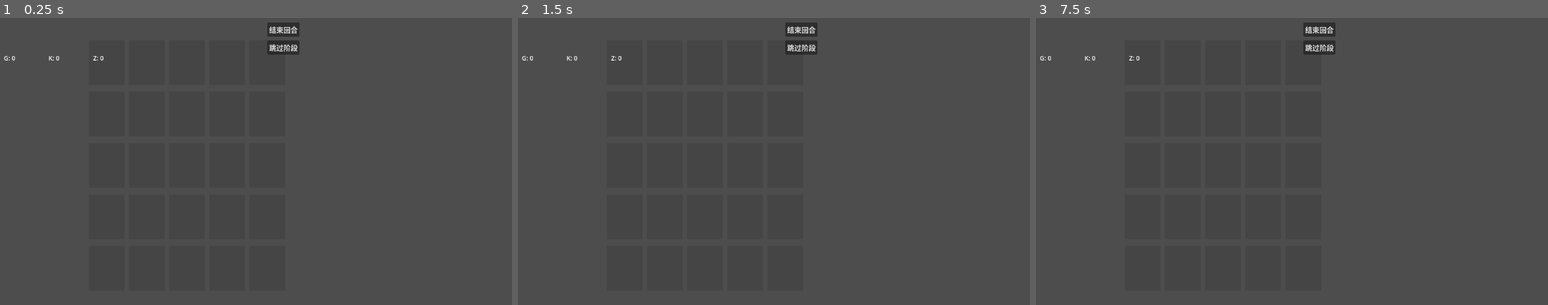
Above: before the commit, frames 1-3 (left to right).
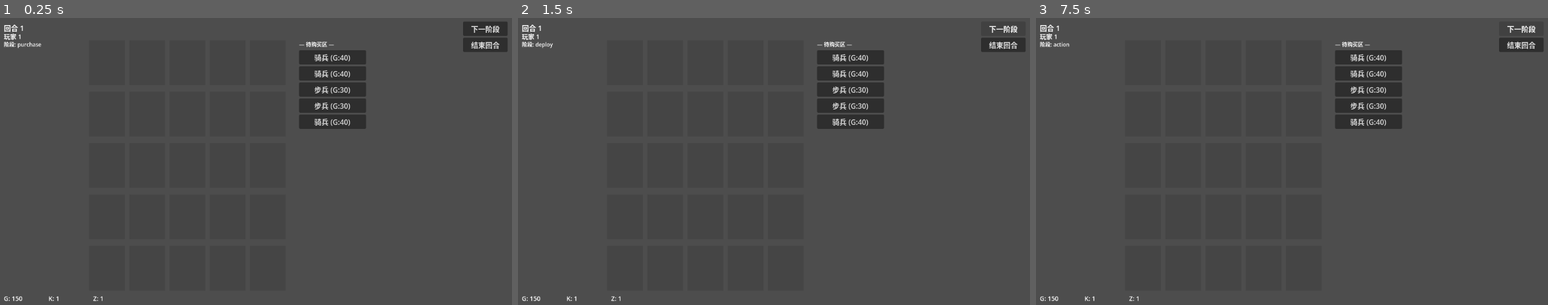
Above: after the commit, the same moments.

Repository: fdvecbtwdh/1914
Game: Godot game, scene res://scenes/battle.tscn
The game is run twice, just before and just after one commit, with the same random seed, the same clock (stepped at 60 frames per second) and the same inputs.
Inputs (mouse positions are in pixels of both pictures, inside the frame that each line leads up to):
- Up to frame 1 (0.25 s): no input
- Up to frame 2 (1.5 s): click "结束回合" at 0.5 s; click (1004, 29) at 1.25 s, where only the run after the commit has a clickable "下一阶段"
- Up to frame 3 (7.5 s): click (1317, 46) at 2 s, where only the run before the commit has a clickable "跳过阶段"; click (1368, 58) at 2.75 s, where only the run after the commit has a clickable "骑兵 (G:40)"; click (1368, 72) at 3.5 s, where only the run after the commit has a clickable "骑兵 (G:40)"; click (1368, 89) at 4.25 s, where only the run after the commit has a clickable "步兵 (G:30)"; click (1368, 106) at 5 s, where only the run after the commit has a clickable "步兵 (G:30)"; click (1368, 121) at 5.75 s, where only the run after the commit has a clickable "骑兵 (G:40)"; click "结束回合" at 6.5 s; click (1522, 29) at 7.25 s, where only the run after the commit has a clickable "下一阶段"

The runs differ from the first frame. In frame 1, 4.7% of the frame differs, in the area x 0-100%, y 1-99%; in frame 2, 4.4%; in frame 3, 4.4%.
Error before the commit: Invalid type in function 'start_game' in base 'Node (TurnManager)'. The array of argument 1 (Array) does not have the same element type as the expected typed a…

Commit message:
feat: deploy-by-click with per-unit deployment zones, unit selection + move, responsive layout

Diff:
--- a/scripts/autoload/game_manager.gd
+++ b/scripts/autoload/game_manager.gd
@@ -20,7 +20,9 @@
 	if not deck_data.has("cards") or not deck_data.has("starter"):
 		printerr("[GameManager] Deck missing 'cards' or 'starter' field!")
 		return
-	var cards: Array = deck_data["cards"]
+	var raw_cards: Array = deck_data["cards"]
+	var cards: Array[String] = []
+	cards.assign(raw_cards)
 	var starter: String = deck_data["starter"]
 
 	# 获取场景根节点（Board）
@@ -48,24 +50,30 @@
 	hand.name = "HandManager"
 	scene.add_child(hand)
 	hand.setup(turn_manager)
+	hand._board = board
 
 	# 连接 HandManager 信号 → TurnManager
 	hand.card_purchased.connect(func(card_id: String):
 		turn_manager.submit_action({"type": "purchase", "card_id": card_id})
 	)
-	hand.card_deployed.connect(func(card_id: String, _row: int, _col: int):
-		var state := turn_manager.get_state()
-		if state == null:
+	# 点击棋盘格子 → 如果有待部署的牌，部署到该格
+	board.slot_clicked.connect(func(row: int, col: int):
+		var pending := hand.get_pending_deploy_card()
+		if pending == "":
 			return
-		var player_idx := state.active_player_index
-		var deploy_row := 0 if player_idx == 0 else 4
-		turn_manager.submit_action({"type": "deploy", "card_id": card_id, "row": deploy_row, "col": 0})
+		turn_manager.submit_action({"type": "deploy", "card_id": pending, "row": row, "col": col})
+		hand.cancel_deploy()
 	)
 	hand.end_turn_pressed.connect(func():
 		turn_manager.submit_action({"type": "end_turn"})
 	)
 	hand.skip_phase_pressed.connect(func():
 		turn_manager.submit_action({"type": "skip_phase"})
+	)
+
+	# 行动阶段：移动单位
+	board.move_requested.connect(func(from_r: int, from_c: int, to_r: int, to_c: int):
+		turn_manager.submit_action({"type": "move", "from_row": from_r, "from_col": from_c, "to_row": to_r, "to_col": to_c})
 	)
 
 	# 游戏结束
--- a/scripts/core/game_logic.gd
+++ b/scripts/core/game_logic.gd
@@ -58,7 +58,8 @@
 	# 检查格子在己方后方/前线（含列越界保护）
 	if col < 0 or col >= new_state.board.cols:
 		return null
-	if not _can_deploy_at(player_idx, row, col, card_data):
+	var deployable_rows: Array[int] = get_deployable_rows(new_state, player_idx, card_id)
+	if not (row in deployable_rows):
 		return null
 	# 目标格子为空
 	if new_state.board.get_unit(row, col) != null:
@@ -246,11 +247,76 @@
 	player.purchase_zone.append(card_id)
 
 
-static func _can_deploy_at(player_idx: int, row: int, col: int, _card_data: Resource) -> bool:
+static func _can_deploy_at(player_idx: int, row: int, col: int, card_data: Resource) -> bool:
+	# 确认目标行在己方区域内
+	var back_row: int
+	var front_row: int
 	if player_idx == 0:
-		return row == 0 or row == 1  # P1 后方+前线
+		back_row = 0
+		front_row = 1
+		if row != 0 and row != 1:
+			return false
 	else:
-		return row == 3 or row == 4  # P2 后方+前线
+		back_row = 4
+		front_row = 3
+		if row != 3 and row != 4:
+			return false
+
+	# 检查该行是否有己方单位（"占领阵线"）
+	# 注意：_can_deploy_at 在 deploy_unit 中调用时 state 尚未修改，
+	# 但我们需要访问 board 来判断占领状态。
+	# 这里只做行列基本校验，具体规则放在 deploy_unit 中处理。
+	return true
+
+
+## 返回指定单位类型可部署的行
+static func get_deployable_rows(state: BattleState, player_idx: int, card_id: String) -> Array[int]:
+	var rows: Array[int] = []
+	var card_data: Resource = CardDataLoader.cards.get(card_id)
+	if card_data == null:
+		return rows
+
+	var back_row: int
+	var front_row: int
+	if player_idx == 0:
+		back_row = 0
+		front_row = 1
+	else:
+		back_row = 4
+		front_row = 3
+
+	var unit_class: String = card_data.unit_class
+	var back_occupied := _row_has_friendly(state, player_idx, back_row)
+	var front_occupied := _row_has_friendly(state, player_idx, front_row)
+
+	match unit_class:
+		"infantry":
+			# 后方始终可部署；占领前线后可部署到前线
+			rows.append(back_row)
+			if front_occupied:
+				rows.append(front_row)
+		"cavalry":
+			# 任意友方有占领度的阵线
+			if back_occupied:
+				rows.append(back_row)
+			if front_occupied:
+				rows.append(front_row)
+		"artillery":
+			# 只能部署在后方
+			rows.append(back_row)
+		_:
+			# 默认：后方可部署
+			rows.append(back_row)
+
+	return rows
+
+
+static func _row_has_friendly(state: BattleState, player_idx: int, row: int) -> bool:
+	for c in range(state.board.cols):
+		var unit: BattleState.UnitData = state.board.get_unit(row, c)
+		if unit != null and unit.owner_index == player_idx:
+			return true
+	return false
 
 
 static func _in_attack_range(attacker: BattleState.UnitData, from_row: int, from_col: int, target_row: int, target_col: int) -> bool:
--- a/scripts/ui/board.gd
+++ b/scripts/ui/board.gd
@@ -6,22 +6,58 @@
 const GRID_SIZE: int = 5
 const SLOT_SPACING: Vector2 = Vector2(90, 115)
 const SLOT_SIZE: Vector2 = Vector2(80, 100)
-const GRID_OFFSET: Vector2 = Vector2(200, 50)
+
+## 右侧面板预留宽度（HandManager 的购买区/手牌区域）
+const RIGHT_PANEL_WIDTH: float = 280.0
+const PANEL_GAP: float = 20.0
+
+## 高亮颜色
+const HIGHLIGHT_DEPLOY := Color(0.2, 0.8, 0.2, 0.35)   # 绿色 — 可部署
+const HIGHLIGHT_MOVE   := Color(0.2, 0.6, 1.0, 0.35)   # 蓝色 — 可移动
+const HIGHLIGHT_SELECT := Color(1.0, 0.85, 0.2, 0.40)   # 金色 — 已选中
+
+signal slot_clicked(row: int, col: int)
+signal move_requested(from_row: int, from_col: int, to_row: int, to_col: int)
 
 ## 当前最大行数（5 为基础，可扩展到 7）
 var max_rows: int = 5
 var turn_manager: TurnManager = null
-var _unit_displays: Dictionary = {}  # {(row,col): CardDisplay}
+var _unit_displays: Dictionary = {}
+var _grid_offset: Vector2 = Vector2.ZERO
+var _selected_unit_pos: Vector2i = Vector2i(-1, -1)
 
 
 func _ready() -> void:
 	print("[Board] Ready — waiting for TurnManager")
+	_recalc_grid_offset()
 	_create_board()
+	get_tree().root.size_changed.connect(_on_window_resized)
 
 
 func setup(tm: TurnManager) -> void:
 	turn_manager = tm
 	turn_manager.state_changed.connect(_on_state_changed)
+
+
+func _recalc_grid_offset() -> void:
+	var vs := get_viewport().get_visible_rect().size
+	var grid_w := GRID_SIZE * SLOT_SPACING.x
+	var grid_h := GRID_SIZE * SLOT_SPACING.y
+	var total_w := grid_w + PANEL_GAP + RIGHT_PANEL_WIDTH
+	_grid_offset.x = (vs.x - total_w) / 2.0
+	_grid_offset.y = max(50.0, (vs.y - grid_h) / 2.0)
+
+
+func _on_window_resized() -> void:
+	_recalc_grid_offset()
+	_reposition_all_slots()
+	if turn_manager and turn_manager.battle_state:
+		_on_state_changed(turn_manager.battle_state)
+
+
+func _reposition_all_slots() -> void:
+	for slot in get_tree().get_nodes_in_group("board_slot"):
+		slot.position = _grid_offset + Vector2(slot.slot_col * SLOT_SPACING.x, slot.slot_row * SLOT_SPACING.y)
 
 
 func _create_board() -> void:
@@ -31,34 +67,32 @@
 			var slot = slot_scene.instantiate()
 			slot.slot_row = row
 			slot.slot_col = col
-			slot.position = GRID_OFFSET + Vector2(col * SLOT_SPACING.x, row * SLOT_SPACING.y)
+			slot.position = _grid_offset + Vector2(col * SLOT_SPACING.x, row * SLOT_SPACING.y)
 			add_child(slot)
 	print("[Board] Created %d slots" % (GRID_SIZE * GRID_SIZE))
 
 
-## 添加一行到棋盘顶部或底部（最多扩展到 7 行）
 func add_extra_row(is_top: bool) -> void:
 	if max_rows >= 7:
 		print("[Board] Max rows already 7, cannot add more")
 		return
 	var row_idx: int
-	var y_offset: float
 	if is_top:
-		row_idx = 0  # 最上方
-		# 把现有所有行往下移一行
+		row_idx = 0
 		for slot in get_tree().get_nodes_in_group("board_slot"):
 			slot.slot_row += 1
 			slot.position.y += SLOT_SPACING.y
 	else:
-		row_idx = max_rows  # 最下方
-	# 创建新行
+		row_idx = max_rows
 	var slot_scene = load("res://scenes/ui_components/board_slot.tscn")
 	for col in range(GRID_SIZE):
 		var slot: BoardSlot = slot_scene.instantiate()
 		slot.slot_row = row_idx
 		slot.slot_col = col
-		y_offset = GRID_OFFSET.y + row_idx * SLOT_SPACING.y
-		slot.position = Vector2(GRID_OFFSET.x + col * SLOT_SPACING.x, y_offset)
+		slot.position = Vector2(
+			_grid_offset.x + col * SLOT_SPACING.x,
+			_grid_offset.y + row_idx * SLOT_SPACING.y
+		)
 		slot.add_to_group("board_slot")
 		add_child(slot)
 	max_rows += 1
@@ -66,6 +100,7 @@
 
 
 func _on_state_changed(new_state: BattleState) -> void:
+	_deselect_unit()
 	_clear_unit_displays()
 	if new_state == null:
 		return
@@ -89,8 +124,7 @@
 			if card_data == null:
 				continue
 			var display := spawn_card(card_data)
-			display.position = GRID_OFFSET + Vector2(col * SLOT_SPACING.x, row * SLOT_SPACING.y)
-			# 只有己方可见详细信息；对方单位显示为灰色迷雾方块
+			display.position = _grid_offset + Vector2(col * SLOT_SPACING.x, row * SLOT_SPACING.y)
 			if unit.owner_index != state.active_player_index:
 				_fog_display(display)
 			add_child(display)
@@ -98,12 +132,138 @@
 
 
 func _fog_display(display: Control) -> void:
-	# 用灰色覆盖隐藏对方单位信息
 	var fog := ColorRect.new()
-	fog.size = Vector2(80, 100)
+	fog.size = SLOT_SIZE
 	fog.color = Color(0.15, 0.15, 0.15, 1.0)
 	fog.mouse_filter = Control.MOUSE_FILTER_IGNORE
 	display.add_child(fog)
+
+
+## ── 部署高亮 ──
+
+func highlight_deploy_zones(player_idx: int, card_id: String) -> void:
+	if turn_manager == null:
+		return
+	var state := turn_manager.get_state()
+	if state == null:
+		return
+	var deploy_rows: Array[int] = GameLogic.get_deployable_rows(state, player_idx, card_id)
+	for slot in get_tree().get_nodes_in_group("board_slot"):
+		if slot.slot_row in deploy_rows and slot.can_accept_card():
+			slot.show_highlight(HIGHLIGHT_DEPLOY)
+
+
+func clear_highlights() -> void:
+	for slot in get_tree().get_nodes_in_group("board_slot"):
+		slot.hide_highlight()
+
+
+## ── 单位选中与移动 ──
+
+func _select_unit(row: int, col: int) -> void:
+	var state := turn_manager.get_state()
+	if state == null:
+		return
+	var unit: BattleState.UnitData = state.board.get_unit(row, col)
+	if unit == null:
+		return
+	if unit.owner_index != state.active_player_index:
+		return
+	if unit.has_acted:
+		return  # 已行动过
+	_selected_unit_pos = Vector2i(row, col)
+	# 高亮选中单位
+	for slot in get_tree().get_nodes_in_group("board_slot"):
+		if slot.slot_row == row and slot.slot_col == col:
+			slot.show_highlight(HIGHLIGHT_SELECT)
+			break
+	# 高亮可移动目标格
+	var targets := _get_valid_move_targets(row, col, state)
+	for slot in get_tree().get_nodes_in_group("board_slot"):
+		if Vector2i(slot.slot_row, slot.slot_col) in targets:
+			slot.show_highlight(HIGHLIGHT_MOVE)
+
+
+func _deselect_unit() -> void:
+	_selected_unit_pos = Vector2i(-1, -1)
+	clear_highlights()
+
+
+func _get_valid_move_targets(from_row: int, from_col: int, state: BattleState) -> Array[Vector2i]:
+	var targets: Array[Vector2i] = []
+	var unit := state.board.get_unit(from_row, from_col)
+	if unit == null:
+		return targets
+	var player_idx := unit.owner_index
+	var directions: Array[int] = [-1, 0, 1]
+	for dr in directions:
+		for dc in directions:
+			if dr == 0 and dc == 0:
+				continue
+			var tr: int = from_row + dr
+			var tc: int = from_col + dc
+			# 边界检查
+			if tr < 0 or tr >= state.board.rows or tc < 0 or tc >= state.board.cols:
+				continue
+			# 禁止后退：P1 不能向上(row-)，P2 不能向下(row+)
+			if player_idx == 0 and tr < from_row:
+				continue
+			if player_idx == 1 and tr > from_row:
+				continue
+			# 目标格必须为空
+			if state.board.get_unit(tr, tc) != null:
+				continue
+			targets.append(Vector2i(tr, tc))
+	return targets
+
+
+## ── 输入处理 ──
+
+func _input(event: InputEvent) -> void:
+	if not (event is InputEventMouseButton):
+		return
+	if event.button_index != MOUSE_BUTTON_LEFT or not event.pressed:
+		return
+	var mouse_pos := get_global_mouse_position()
+	for slot in get_tree().get_nodes_in_group("board_slot"):
+		var slot_rect := Rect2(slot.global_position, SLOT_SIZE)
+		if slot_rect.has_point(mouse_pos):
+			_handle_slot_press(slot.slot_row, slot.slot_col)
+			return
+
+
+func _handle_slot_press(row: int, col: int) -> void:
+	var state := turn_manager.get_state() if turn_manager else null
+
+	# 模式 1：单位已选中 → 尝试移动
+	if _selected_unit_pos.x >= 0:
+		var from_r := _selected_unit_pos.x
+		var from_c := _selected_unit_pos.y
+		if state == null:
+			_deselect_unit()
+			return
+		var targets := _get_valid_move_targets(from_r, from_c, state)
+		if Vector2i(row, col) in targets:
+			_deselect_unit()
+			move_requested.emit(from_r, from_c, row, col)
+			return
+		# 点击同一单位 → 取消选中
+		if row == from_r and col == from_c:
+			_deselect_unit()
+			return
+		# 点击其他位置 → 取消选中
+		_deselect_unit()
+		return
+
+	# 模式 2：无单位选中 → 总是发射 slot_clicked（供部署等用途）
+	slot_clicked.emit(row, col)
+
+	# 模式 3：行动阶段 → 尝试选中己方可行动单位
+	if state == null:
+		return
+	if state.phase != "action":
+		return
+	_select_unit(row, col)
 
 
 func spawn_card(card_data: Resource) -> Control:
@@ -111,3 +271,7 @@
 	var card = card_scene.instantiate()
 	card.setup(card_data)
 	return card
+
+
+func get_grid_right_edge() -> float:
+	return _grid_offset.x + GRID_SIZE * SLOT_SPACING.x
--- a/scripts/ui/board_slot.gd
+++ b/scripts/ui/board_slot.gd
@@ -7,6 +7,7 @@
 @export var slot_col: int = 0
 
 var occupied_card: Control = null
+var _highlight: ColorRect = null
 
 
 func _ready() -> void:
@@ -21,8 +22,24 @@
 	occupied_card = card
 	card.position = Vector2.ZERO
 	add_child(card)
+	hide_highlight()
 	print("[BoardSlot] Card placed at (%d, %d)" % [slot_row, slot_col])
 
 
 func remove_card() -> void:
 	occupied_card = null
+
+
+func show_highlight(color: Color) -> void:
+	if _highlight == null:
+		_highlight = ColorRect.new()
+		_highlight.size = Vector2(80, 100)
+		_highlight.mouse_filter = Control.MOUSE_FILTER_IGNORE
+		add_child(_highlight)
+	_highlight.color = color
+	_highlight.visible = true
+
+
+func hide_highlight() -> void:
+	if _highlight:
+		_highlight.visible = false
--- a/scripts/ui/hand_manager.gd
+++ b/scripts/ui/hand_manager.gd
@@ -8,9 +8,15 @@
 signal end_turn_pressed()
 signal skip_phase_pressed()
 
+## 右侧面板配置
+const PANEL_MIN_X: float = 500.0
+const BUTTON_WIDTH: float = 100.0
+const CARD_BTN_HEIGHT: float = 32.0
+
 var turn_manager: TurnManager = null
-var _purchase_buttons: Dictionary = {}   # {card_id: Button}
-var _hand_buttons: Dictionary = {}       # {card_id: Button}
+var _board: Board = null
+var _purchase_buttons: Dictionary = {}
+var _hand_buttons: Dictionary = {}
 var _end_btn: Button = null
 var _skip_btn: Button = null
 var _g_label: Label = null
@@ -19,6 +25,7 @@
 var _phase_label: Label = null
 var _player_label: Label = null
 var _turn_label: Label = null
+var _pending_deploy_card: String = ""
 
 
 func setup(tm: TurnManager) -> void:
@@ -27,8 +34,23 @@
 	_build_ui()
 
 
+func _get_panel_x() -> float:
+	# 从 Board 获取棋盘右边缘，加间距即为面板起始位置
+	if _board and is_instance_valid(_board):
+		return _board.get_grid_right_edge() + Board.PANEL_GAP
+	# 回退：基于视口估算
+	var vs := get_viewport().get_visible_rect().size
+	return max(PANEL_MIN_X, vs.x - 300.0)
+
+
+func _get_viewport() -> Vector2:
+	return get_viewport().get_visible_rect().size
+
+
 func _build_ui() -> void:
-	# 玩家/回合/阶段信息
+	var vs := _get_viewport()
+
+	# ── 左上角：回合 / 玩家 / 阶段 ──
 	_turn_label = Label.new()
 	_turn_label.position = Vector2(10, 10)
 	_turn_label.add_theme_font_size_override("font_size", 16)
@@ -44,26 +66,28 @@
 	_phase_label.add_theme_font_size_override("font_size", 12)
 	add_child(_phase_label)
 
-	# 资源显示
-	_g_label = _make_resource_label(Vector2(10, 80), "G: 0")
-	_k_label = _make_resource_label(Vector2(110, 80), "K: 0")
-	_z_label = _make_resource_label(Vector2(210, 80), "Z: 0")
-
-	# 结束回合按钮
-	var end_btn := Button.new()
-	end_btn.text = "结束回合"
-	end_btn.position = Vector2(600, 10)
-	end_btn.pressed.connect(func(): end_turn_pressed.emit())
-	add_child(end_btn)
-	_end_btn = end_btn
-
-	# 跳过阶段按钮
-	var skip_btn := Button.new()
-	skip_btn.text = "跳过阶段"
-	skip_btn.position = Vector2(600, 50)
-	skip_btn.pressed.connect(func(): skip_phase_pressed.emit())
-	add_child(skip_btn)
-	_skip_btn = skip_btn
+	# ── 右上角：按钮 ──
+	var btn_x := vs.x - BUTTON_WIDTH - 14.0
+
+	_skip_btn = Button.new()
+	_skip_btn.text = "下一阶段"
+	_skip_btn.position = Vector2(btn_x, 8)
+	_skip_btn.size.x = BUTTON_WIDTH
+	_skip_btn.pressed.connect(func(): skip_phase_pressed.emit())
+	add_child(_skip_btn)
+
+	_end_btn = Button.new()
+	_end_btn.text = "结束回合"
+	_end_btn.position = Vector2(btn_x, 44)
+	_end_btn.size.x = BUTTON_WIDTH
+	_end_btn.pressed.connect(func(): end_turn_pressed.emit())
+	add_child(_end_btn)
+
+	# ── 底部偏左：资源 ──
+	var res_y := vs.y - 30.0
+	_g_label = _make_resource_label(Vector2(10, res_y), "G: 0")
+	_k_label = _make_resource_label(Vector2(110, res_y), "K: 0")
+	_z_label = _make_resource_label(Vector2(210, res_y), "Z: 0")
 
 
 func _make_resource_label(pos: Vector2, text: String) -> Label:
@@ -76,6 +100,9 @@
 
 
 func _on_state_changed(new_state: BattleState) -> void:
+	_pending_deploy_card = ""
+	if _board and is_instance_valid(_board):
+		_board.clear_highlights()
 	_clear_dynamic_ui()
 	if new_state == null:
 		return
@@ -100,48 +127,66 @@
 
 func _render_purchase_zone(state: BattleState) -> void:
 	var player = state.players[state.active_player_index]
-	var x := 10.0
-	var y := 110.0
+	if player.purchase_zone.is_empty():
+		return
+	var px := _get_panel_x()
+	var py := _get_panel_top_y()
 	var title := Label.new()
 	title.text = "— 待购买区 —"
-	title.position = Vector2(x, y)
+	title.position = Vector2(px, py)
 	title.add_theme_font_size_override("font_size", 12)
 	add_child(title)
-	y += 20
+	py += 22.0
 	for card_id in player.purchase_zone:
 		var card_data: Resource = CardDataLoader.cards.get(card_id)
 		if card_data == null:
 			continue
 		var btn := Button.new()
 		btn.text = "%s (G:%d)" % [card_data.card_name, card_data.cost_g]
-		btn.position = Vector2(x, y)
+		btn.position = Vector2(px, py)
+		btn.size.x = 150.0
 		btn.pressed.connect(_make_purchase_handler(card_id))
 		add_child(btn)
 		_purchase_buttons[card_id] = btn
-		x += 130
+		py += CARD_BTN_HEIGHT + 4.0
 
 
 func _render_hand(state: BattleState) -> void:
 	var player = state.players[state.active_player_index]
-	var x := 10.0
-	var y := 160.0
+	if player.hand.is_empty():
+		return
+	var px := _get_panel_x()
+	# 手牌区域在购买区下方，加间距
+	var py := _get_panel_top_y() + 22.0
+	# 购买区占用的高度
+	var purchase_count: int = player.purchase_zone.size()
+	if purchase_count > 0:
+		py += float(purchase_count) * (CARD_BTN_HEIGHT + 4.0) + 22.0 + 8.0
 	var title := Label.new()
 	title.text = "— 手牌 (%d/%d) —" % [player.hand.size(), player.hand_limit]
-	title.position = Vector2(x, y)
+	title.position = Vector2(px, py)
 	title.add_theme_font_size_override("font_size", 12)
 	add_child(title)
-	y += 20
+	py += 22.0
 	for card_id in player.hand:
 		var card_data: Resource = CardDataLoader.cards.get(card_id)
 		if card_data == null:
 			continue
 		var btn := Button.new()
 		btn.text = "%s (Z:%d) %d/%d" % [card_data.card_name, card_data.cost_k, card_data.attack, card_data.defense]
-		btn.position = Vector2(x, y)
+		btn.position = Vector2(px, py)
+		btn.size.x = 160.0
 		btn.pressed.connect(_make_deploy_handler(card_id))
 		add_child(btn)
 		_hand_buttons[card_id] = btn
-		x += 150
+		py += CARD_BTN_HEIGHT + 4.0
+
+
+func _get_panel_top_y() -> float:
+	var vs := _get_viewport()
+	# 与棋盘顶部对齐
+	var grid_h := Board.GRID_SIZE * Board.SLOT_SPACING.y
+	return max(50.0, (vs.y - grid_h) / 2.0)
 
 
 func _make_purchase_handler(card_id: String) -> Callable:
@@ -149,18 +194,47 @@
 
 
 func _make_deploy_handler(card_id: String) -> Callable:
-	return func(): card_deployed.emit(card_id, -1, -1)  # row/col by click on board
+	return func():
+		var state := turn_manager.get_state()
+		if state == null or state.phase != "deploy":
+			return  # 只在部署阶段响应
+		if _pending_deploy_card == card_id:
+			cancel_deploy()
+		else:
+			_pending_deploy_card = card_id
+			_update_deploy_button_styles()
+			if _board and is_instance_valid(_board):
+				_board.highlight_deploy_zones(state.active_player_index, card_id)
+
+
+func cancel_deploy() -> void:
+	_pending_deploy_card = ""
+	_update_deploy_button_styles()
+	if _board and is_instance_valid(_board):
+		_board.clear_highlights()
+
+
+func get_pending_deploy_card() -> String:
+	return _pending_deploy_card
+
+
+func _update_deploy_button_styles() -> void:
+	for card_id in _hand_buttons:
+		var btn: Button = _hand_buttons[card_id]
+		if not is_instance_valid(btn):
+			continue
+		if card_id == _pending_deploy_card:
+			btn.self_modulate = Color(0.3, 1.0, 0.3, 1.0)  # 绿色高亮
+		else:
+			btn.self_modulate = Color(1.0, 1.0, 1.0, 1.0)  # 恢复默认
 
 
 func _clear_dynamic_ui() -> void:
-	# 清除所有动态 Button（dict 键可能重复覆盖但孤儿节点仍在），
-	# 只保留 _end_btn 和 _skip_btn 两个持久控制按钮，
-	# 同时清理标题 Label（"— xxx —" 分隔线）。
 	for i in range(get_child_count() - 1, -1, -1):
 		var child := get_child(i)
 		if child is Button:
 			if child == _end_btn or child == _skip_btn:
-				continue  # 跳过持久控制按钮
+				continue
 			child.queue_free()
 		elif child is Label and "—" in child.text:
 			child.queue_free()
